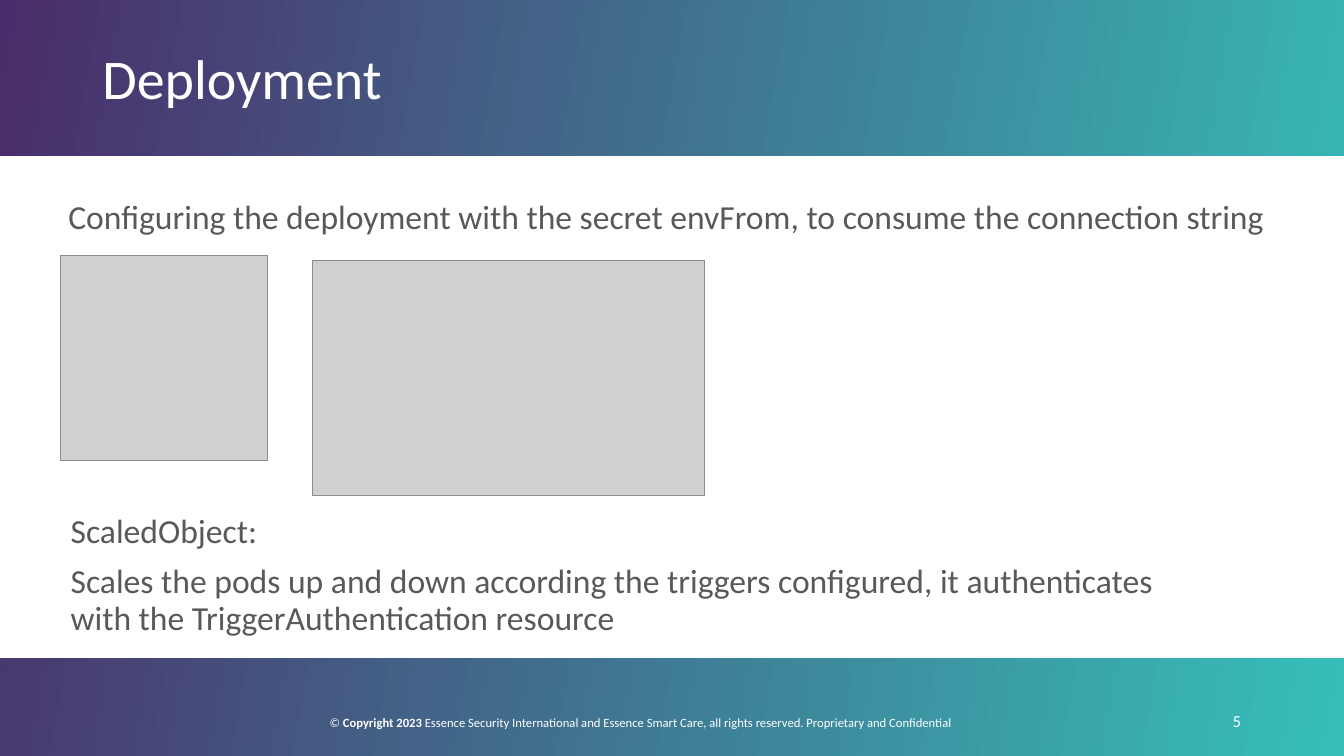
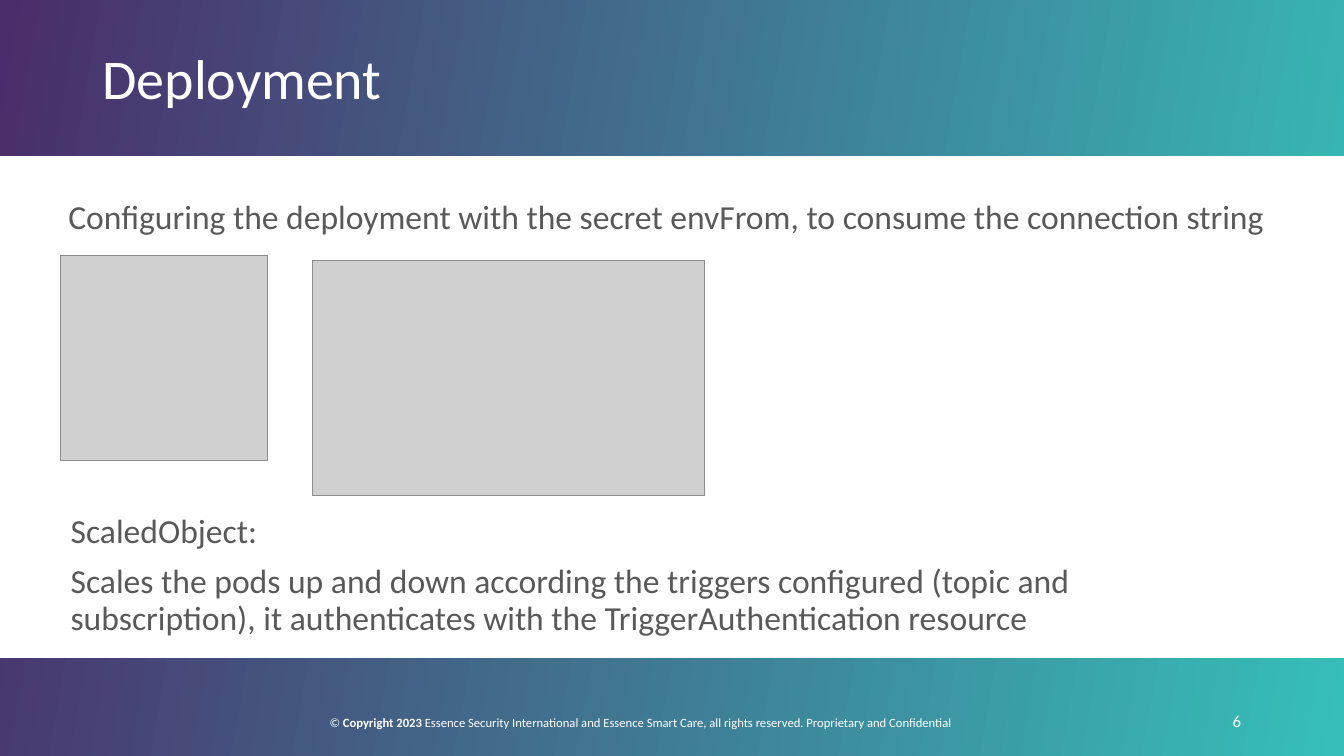
Before and after one commit to GoddessDianaPub/keda-azure-service_bus-key_vault, a slide deck: slide 6 of keda.pptx (slide 5 before the commit). Drawn at 1344x756 pixels with LibreOffice and Linux fonts; fonts in the diff are those of the drawing; grey boxes stand for pictures; background and template pictures are left out. Boxes give left, top, right and bottom in pixels: in the first picture for what was removed or moved away, otherwise in the second. Text is boxed around its words. In the diff, an @@ line names an element or a change of style, - is before the commit and + after.

Commit message:
changed presentation

```diff
--- a/keda.pptx
+++ b/keda.pptx
@@ text at <box>71,568,1069,636</box>: text changed @@
-Scales the pods up and down according the triggers configured, it authenticates with the TriggerAuthentication resource
+Scales the pods up and down according the triggers configured (topic and subscription), it authenticates with the TriggerAuthentication resource
@@ page number at <box>1233,715,1241,727</box>: text changed @@
-5
+6
```
Also in this commit, not shown: 1 slide added.
